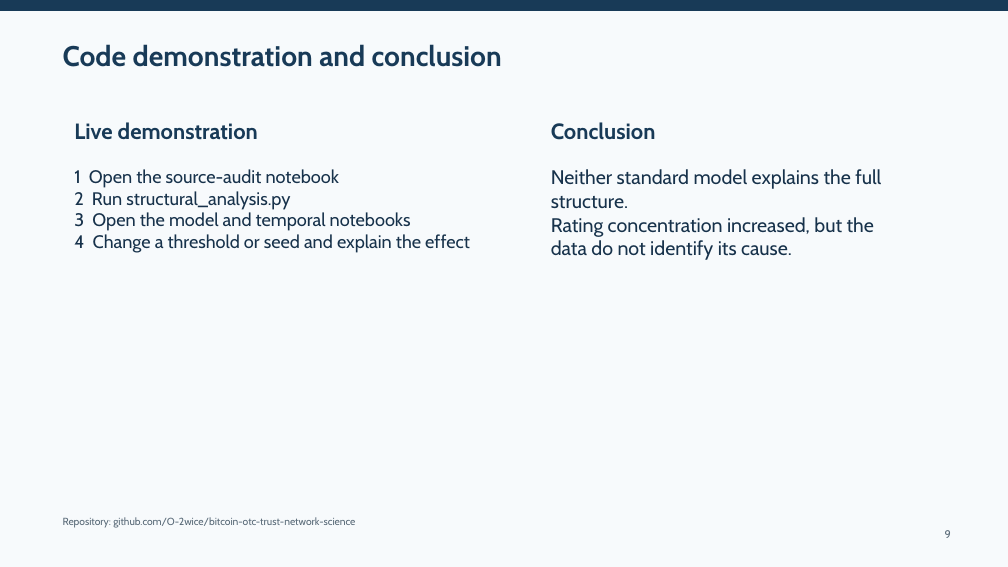
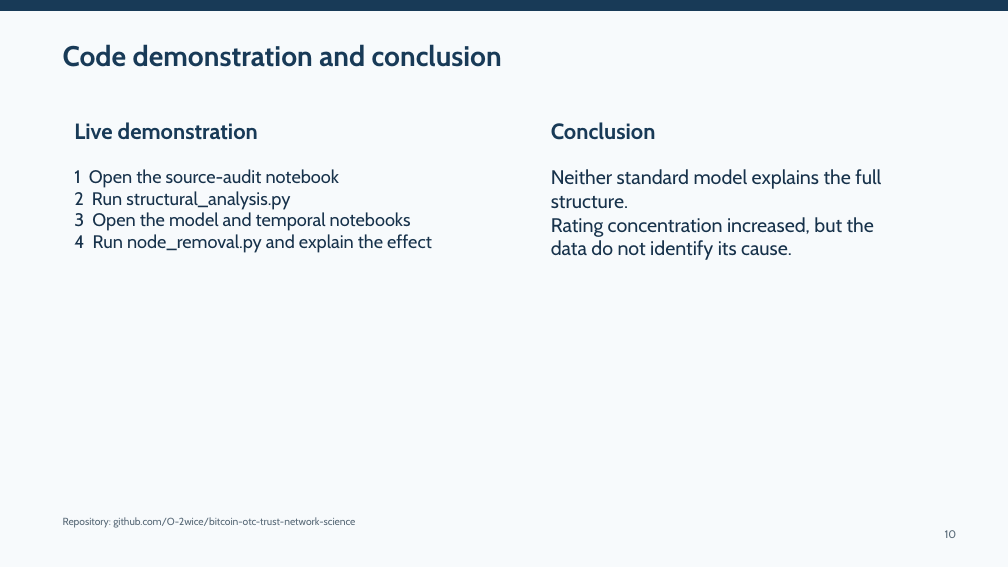
Before and after one commit to O-2wice/bitcoin-otc-trust-network-science, a slide deck: slide 10 of presentation/bitcoin_otc_network_science.pptx (slide 9 before the commit). Drawn at 1008x567 pixels with LibreOffice and Linux fonts; fonts in the diff are those of the drawing. Boxes give left, top, right and bottom in pixels: in the first picture for what was removed or moved away, otherwise in the second. Text is boxed around its words. In the diff, an @@ line names an element or a change of style, - is before the commit and + after.

Commit message:
Add random and targeted node removal analysis

```diff
--- a/presentation/bitcoin_otc_network_science.pptx
+++ b/presentation/bitcoin_otc_network_science.pptx
@@ text at bbox=[74, 234, 432, 253]: text changed @@
-4 Change a threshold or seed and explain the effect
+4 Run node_removal.py and explain the effect
@@ text at bbox=[945, 530, 957, 538]: text changed @@
-9
+10
```
Also in this commit, not shown: 1 slide added, 7 other files.
